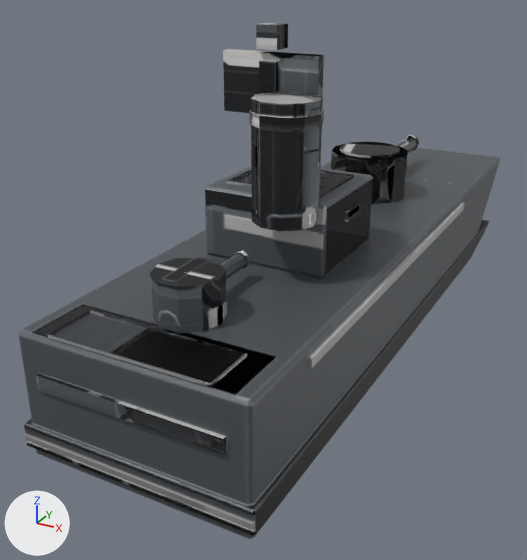
The FBX model assets/models/chs_barracuda/export/chs_barracuda.fbx: old version first, new version second.
Before and after are seen from a 50 mm camera at (4.66, -9.9, 5.3) aimed at (-0.81, 0.04, 0.33). Arrows for +X, +Y and +Z are at lower left; the lights stay in place. The older version comes first. Where no turn or scale is listed for an object, it has been applied to the vertices.

In view in the first picture: 'base_bar', 'base_glow_running_bar', 'turret1_bar', 'turret2_bar' and 2 more.
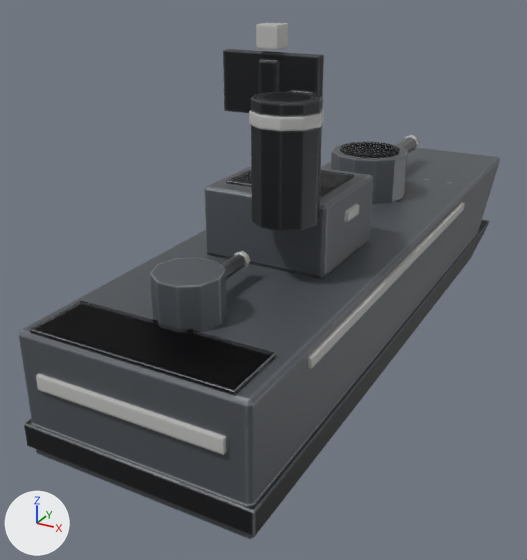
Diff of the bpy script that builds the scene:
```diff
--- a/assets/models/chs_barracuda/export/chs_barracuda.fbx.py
+++ b/assets/models/chs_barracuda/export/chs_barracuda.fbx.py
@@ me_turret1_003 @@
 me_turret1_003.from_pydata(...)  # 64 vertices, 38 faces; spans x -0.7..0.7, y -0.7..2.55, z 0.0..0.85
 # used by ob_turret1_bar; location = (0.0, 2.6, 1.3)
+# me_turret1_003 part 5: texture (UV) coordinates of 38 of 38 faces, centred in x -0.65..0.65, y -0.65..2.55, z 0.0..0.84, changed; they spanned u 0.0..0.87, v 0.62..0.96 and now span u 0.0..0.88, v 0.66..0.96
 me_turret1_003.materials.append(mat_chs_barracuda_bar)
@@ me_base_004 @@
 me_base_004.from_pydata(...)  # 84 vertices, 60 faces; spans x -1.65..1.65, y -4.66..3.3, z 0.6..4.55
 # used by ob_base_glow_running_bar; location = (0.0, 0.0, 0.0)
+# me_base_004 part 1: 52 kept faces spanning x -1.65..1.65, y -4.66..3.3, z 0.6..4.55 get new texture (UV) coordinates
 me_base_004.materials.append(mat_chs_barracuda_bar)
@@ me_turret2_003 @@
 me_turret2_003.from_pydata(...)  # 36 vertices, 22 faces; spans x -0.45..0.45, y -0.43..1.25, z 0.0..0.6
 # used by ob_turret2_bar; location = (0.0, -3.3, 1.3)
+# me_turret2_003 part 4: texture (UV) coordinates of 22 of 22 faces, centred in x -0.41..0.41, y -0.43..1.25, z 0.0..0.6, changed; they spanned u 0.0..0.85, v 0.74..0.95 and now span u 0.0..0.72, v 0.72..0.95
 me_turret2_003.materials.append(mat_chs_barracuda_bar)
@@ me_base_003 @@
 me_base_003.from_pydata(...)  # 164 vertices, 160 faces; spans x -1.66..1.66, y -4.65..6.56, z -0.5..4.2
 # used by ob_base_bar; location = (0.0, 0.0, 0.0)
+# me_base_003 part 2: the loose piece of 24 vertices spanning x -1.12..1.12, y -4.57..-3.83, z 1.31..1.36 is scaled about its middle by (1.25, 1.22, 1), then moved by (0.0, 0.08, 0.0)
+# me_base_003 part 3: 95 kept faces spanning x -1.66..1.66, y -4.65..5.98, z -0.35..4.2 get new texture (UV) coordinates
 me_base_003.materials.append(mat_chs_barracuda_bar)
```

Location of each change, (x1, y1, x2, y2) in pixels of the pictures (527 x 560 px; the box of a moved part takes in the faces that stretch with it):
part 1 of me_base_004, surface changed: (36, 23, 359, 455) in both
part 2 of me_base_003, moved or reshaped: before (47, 310, 247, 388); after (30, 301, 277, 395)
part 3 of me_base_003, surface changed: (24, 49, 372, 536) in both
part 4 of me_turret2_003, surface changed: (150, 254, 246, 333) in both
part 5 of me_turret1_003, surface changed (black to grey): (331, 135, 419, 204) in both
